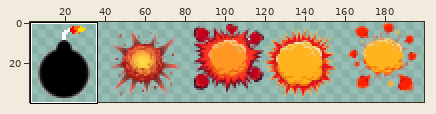
Sprite sheet: assets/images/animations/bomb/bomb.png. Above, an overview of the earlier version with the close-up marked.
Close-up. Earlier state:
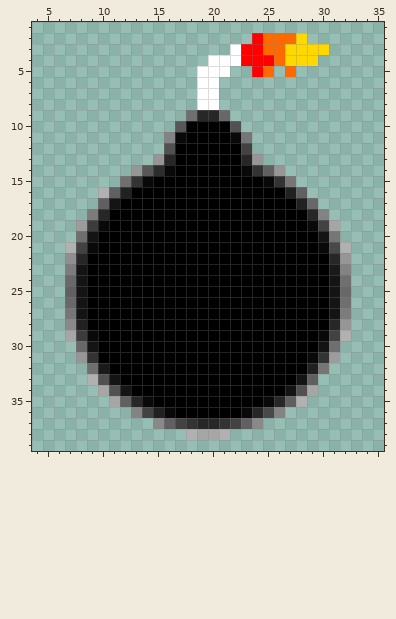
The file is 200x40 pixels. Pixels under 10% opacity are left out. Colours within 5 levels of each other are drawn and written as one. Shown: x 4..35, y 1..39. The wide view leaves out empty margins. The commit also changed other parts of the picture, which this record leaves out.
The result:
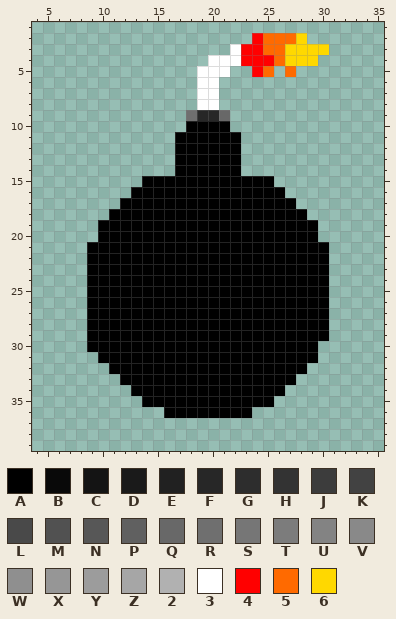
Palette (. is transparent): A #000000  B #090909  C #141414  D #1a1a1a  E #212121  F #272727  G #2d2d2d  H #333333  J #3c3c3c  K #424242  L #494949  M #515151  N #575757  P #606060  Q #686868  R #6f6f6f  S #767676  T #7c7c7c  U #838383  V #898989  W #8f8f8f  X #969696  Y #9c9c9c  Z #a6a6a6  2 #b1b1b1  3 #ffffff  4 #ff0000  5 #ff6a00  6 #ffd800
Edits made:
The edit turns colour B into colour A in row 11 at x 17 and 22; in row 15 at x 14 and 25; in row 19 at x 10 and 29; in row 21 at x 9 and 30; in row 29 at x 9 and 30; in row 31 at x 29.
The edit turns colour B into colour A in row 35 at x 14 and 25; in row 36 at x 16 and 23.
The edit turns colour C into colour A in row 30 at x 9.
Colour 2 is removed in row 16 at x 10; in row 21 at x 7 and 32; in row 29 at x 32; in row 33 at x 9; in row 35 at x 28; in row 38 at x 18 and 21.
Colour B is removed in row 14 at x 16 and 23.
Colour C is removed in row 17 at x 11; in row 20 at x 9 and 30; in row 23 at x 8; in rows 24 to 27 at x 8 and 31; in row 30 at x 30; in row 33 at x 11 and 28.
Colour C is removed in row 34 at x 12 and 27.
Colour D is removed in row 23 at x 31; in row 32 at x 10.
Colour E is removed in row 16 at x 12 and 27; in row 17 at x 28; in row 28 at x 8; in row 32 at x 29; in row 36 at x 15.
Colour F is removed in row 13 at x 16 and 23; in row 18 at x 10 and 29; in row 22 at x 8 and 31; in row 28 at x 31; in row 35 at x 13 and 26; in row 36 at x 24.
Colour F is removed in row 37 at x 19 to 20.
Colour G is removed in row 14 at x 15.
Colour H is removed in row 14 at x 24; in row 15 at x 13 and 26; in row 31 at x 9 and 30; in row 37 at x 18 and 21.
Colour J is removed in row 19 at x 9; in row 29 at x 8.
Colour K is removed in row 12 at x 23; in row 19 at x 30; in row 21 at x 8; in row 29 at x 31; in row 36 at x 14; in row 37 at x 17 and 22.
Colour L is removed in row 21 at x 31; in row 36 at x 25.
Colour M is removed in row 10 at x 22; in row 12 at x 16; in row 33 at x 10; in row 34 at x 11 and 28.
Colour N is removed in row 10 at x 17; in row 14 at x 14.
Colour P is removed in row 14 at x 25; in row 16 at x 11 and 28; in row 17 at x 10; in row 25 at x 7; in row 33 at x 29; in row 35 at x 12 and 27.
Colour P is removed in row 37 at x 16 and 23.
Colour Q is removed in row 17 at x 29; in row 24 at x 7; in row 25 at x 32; in row 26 at x 7; in row 30 at x 8.
Colour R is removed in row 15 at x 12; in row 20 at x 8; in row 24 at x 32; in row 26 at x 32; in row 30 at x 31; in row 32 at x 9.
Colour S is removed in row 11 at x 23; in row 15 at x 27; in row 20 at x 31; in row 27 at x 7; in row 32 at x 30.
Colour T is removed in row 18 at x 9; in row 23 at x 7; in row 27 at x 32.
Colour U is removed in row 11 at x 16; in row 18 at x 30; in row 23 at x 32; in row 36 at x 13 and 26.
Colour V is removed in row 28 at x 7; in row 37 at x 15 and 24.
Colour W is removed in row 22 at x 7.
Colour X is removed in row 13 at x 15 and 24; in row 14 at x 13 and 26; in row 22 at x 32; in row 28 at x 32; in row 31 at x 8.
Colour Y is removed in row 19 at x 8; in row 31 at x 31.
Colour Z is removed in row 19 at x 31; in row 29 at x 7; in row 34 at x 10 and 29; in row 35 at x 11; in row 38 at x 19 to 20.
Boxes around the changes in both close-ups, in picture pixels (x1, y1, x2, y2):
changed: (65, 121, 351, 440)
